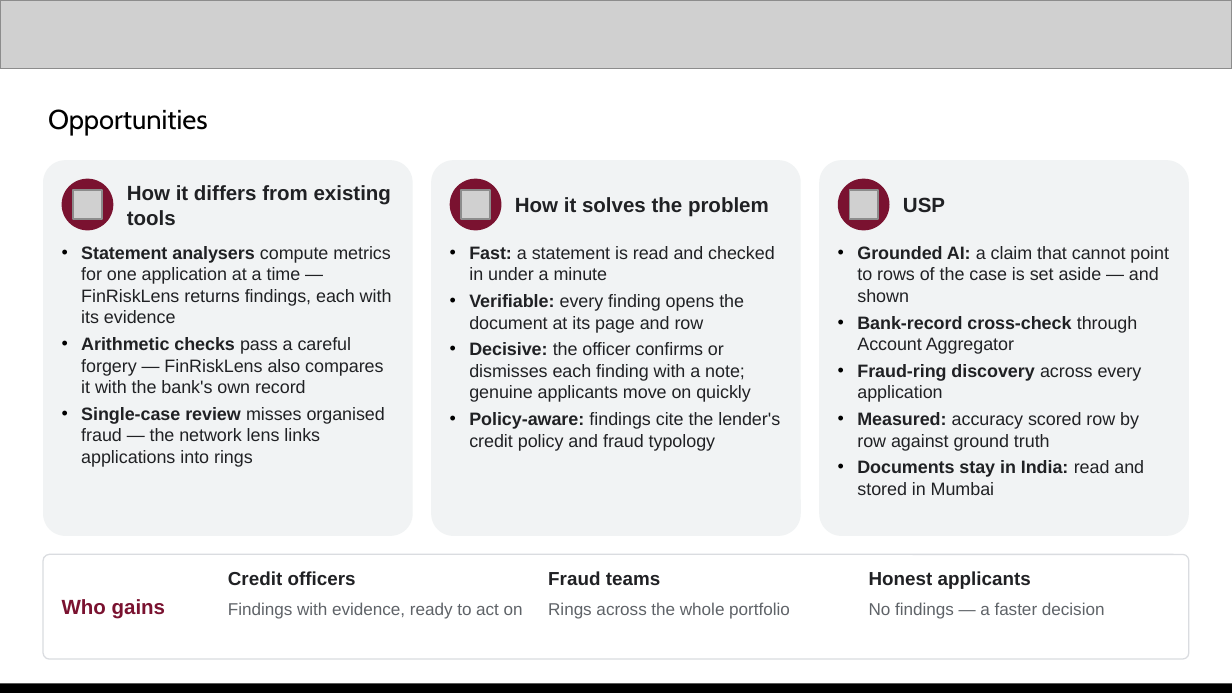
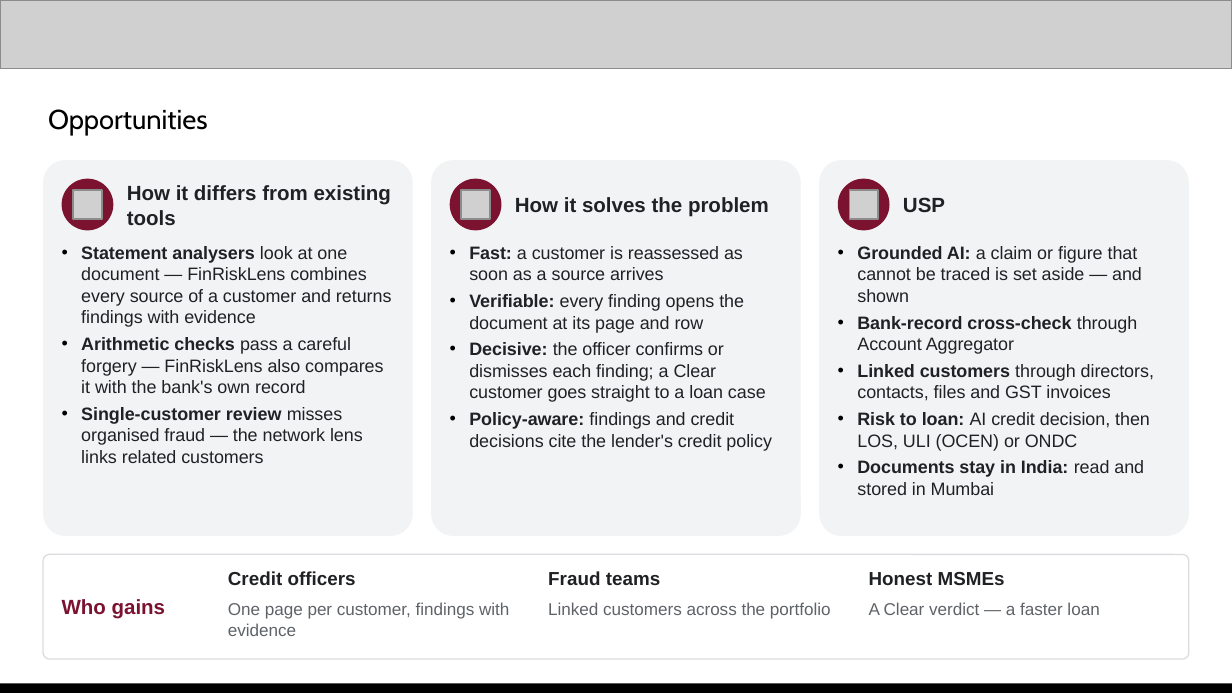
Before and after one commit to abhinavmukwane/FinRiskLensAI-RAG-V2, a slide deck: slide 3 of Doc/FinRiskLens_AI_Builder_Cup_2026.pptx. Drawn at 1232x693 pixels with LibreOffice and Linux fonts; fonts in the diff are those of the drawing; grey boxes stand for pictures. Boxes give left, top, right and bottom in pixels: in the first picture for what was removed or moved away, otherwise in the second. Text is boxed around its words. In the diff, an @@ line names an element or a change of style, - is before the commit and + after.

Commit message:
#Customer-wise only: case pages and Rings page removed; deck and docs to the customer flow
- Case page and Rings page/menu removed; Risk Lens actions moved to RiskLensController (/risk-lens)
- Customer links stay in each Risk Lens Network section, naming the linked customers
- A confirmed finding keeps blocking the loan case; only a dismissed one stops counting
- Deck: team AS FinTech Developer, customer flow, new snapshots; README, architecture, plan and video script updated

```diff
--- a/Doc/FinRiskLens_AI_Builder_Cup_2026.pptx
+++ b/Doc/FinRiskLens_AI_Builder_Cup_2026.pptx
@@ text at (x1=81, y1=246, x2=392, y2=327): text changed @@
-• Statement analysers compute metrics for one application at a time — FinRiskLens returns findings, each with its evidence
+• Statement analysers look at one document — FinRiskLens combines every source of a customer and returns findings with evidence
@@ text at (x1=469, y1=246, x2=743, y2=280): text changed @@
-• Fast: a statement is read and checked in under a minute
+• Fast: a customer is reassessed as soon as a source arrives
@@ text at (x1=857, y1=246, x2=1142, y2=302): text changed @@
-• Grounded AI: a claim that cannot point to rows of the case is set aside — and shown
+• Grounded AI: a claim or figure that cannot be traced is set aside — and shown
@@ text at (x1=469, y1=342, x2=772, y2=451): text changed @@
-• Decisive: the officer confirms or dismisses each finding with a note; genuine applicants move on quickly
-• Policy-aware: findings cite the lender's credit policy and fraud typology
+• Decisive: the officer confirms or dismisses each finding; a Clear customer goes straight to a loan case
+• Policy-aware: findings and credit decisions cite the lender's credit policy
@@ text at (x1=857, y1=364, x2=1154, y2=451): text changed @@
-• Fraud-ring discovery across every application
-• Measured: accuracy scored row by row against ground truth
+• Linked customers through directors, contacts, files and GST invoices
+• Risk to loan: AI credit decision, then LOS, ULI (OCEN) or ONDC
@@ text at (x1=81, y1=407, x2=363, y2=463): text changed @@
-• Single-case review misses organised fraud — the network lens links applications into rings
+• Single-customer review misses organised fraud — the network lens links related customers
@@ text at (x1=869, y1=572, x2=1005, y2=585): text changed @@
-Honest applicants
+Honest MSMEs
@@ text at (x1=228, y1=602, x2=509, y2=636): text changed @@
-Findings with evidence, ready to act on
+One page per customer, findings with evidence
@@ text at (x1=548, y1=602, x2=831, y2=619): text changed @@
-Rings across the whole portfolio
+Linked customers across the portfolio
@@ text at (x1=869, y1=602, x2=1099, y2=615): text changed @@
-No findings — a faster decision
+A Clear verdict — a faster loan
```
Also in this commit, not shown: 14 other slides changed, 2 slides removed, 25 other files.
